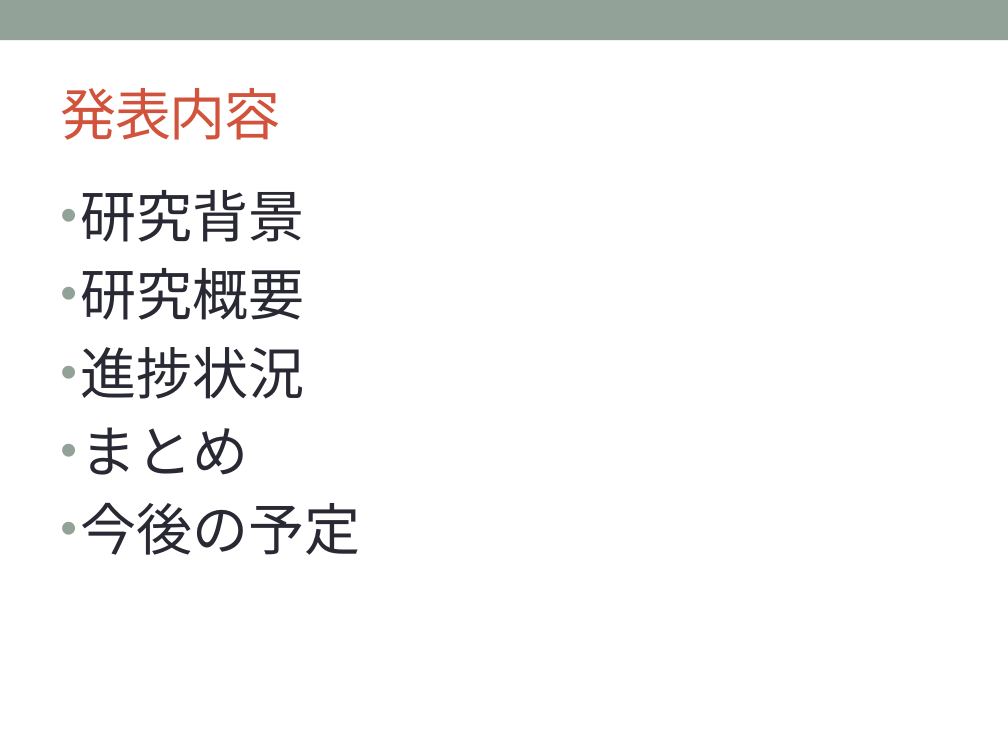
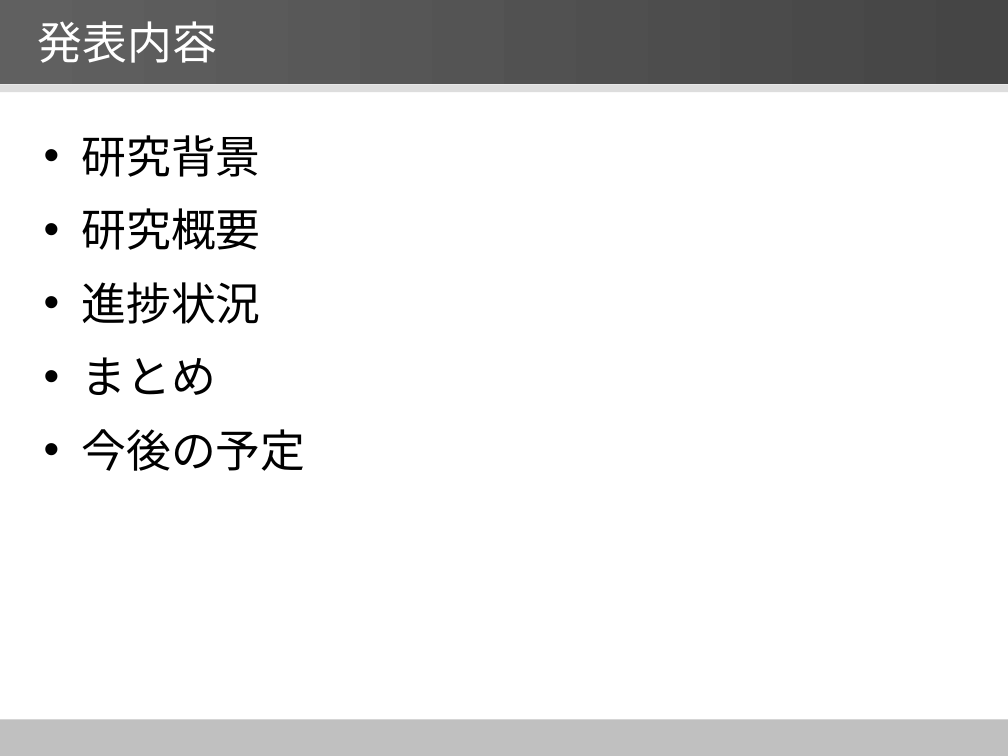
Before and after one commit to YutaNiimura/leJOS-OSEK, a slide deck: slide 2 of 中間発表関連/5I25新村祐太 中間発表スライドver0.5.pptx. Drawn at 1008x756 pixels with LibreOffice and Linux fonts; fonts in the diff are those of the drawing. Boxes give left, top, right and bottom in pixels: in the first picture for what was removed or moved away, otherwise in the second. Text is boxed around its words. In the diff, an @@ line names an element or a change of style, - is before the commit and + after.

```diff
--- a/中間発表関連/5I25新村祐太 中間発表スライドver0.5.pptx
+++ b/中間発表関連/5I25新村祐太 中間発表スライドver0.5.pptx
@@ rectangle: place and size @@
-rectangle at [0, 0, 1008, 40]
+rectangle at [0, 0, 1008, 85]
@@ rectangle at [0, 0, 1008, 85]: fill #93A299 to gradient #606060 to #6B6B6B @@
@@ title "発表内容": place and size @@
-title "発表内容" at [60, 88, 280, 140]
+title "発表内容" at [38, 21, 217, 63]
@@ title "発表内容" at [38, 21, 217, 63]: size 40 to 32 pt, text colour #D2533C to #FFFFFF, letter spacing -1 to 0 pt @@
@@ rectangle added at [0, 85, 1008, 93], fill #DDDDDD @@
@@ text "研究背景": place and size @@
-text "研究背景" at [81, 190, 361, 555]
+text "研究背景" at [82, 135, 306, 471]
@@ text "研究背景" at [82, 135, 306, 471]: size 40 to 32 pt, text colour #292934 to #000000; indent changed; line spacing 1 to 1.2; less space between paragraphs @@
@@ rectangle added at [0, 720, 1008, 756], fill #C0C0C0 @@
```
Also in this commit, not shown: 14 other slides changed, 8 slides added, 6 slides removed, 5 other files.
